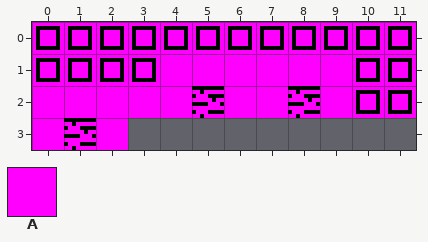
A Tiled map gets an edit: assets/data/mapchunks/level_1/o-11.tmx. The picture above is the old version.
Cells are 8x8 px. Shown: x 0..11, y 0..3.
Key: from "tiles": A 2.
Objects are placed by their top-left corner, in cells (3,4 is the top-left corner of cell 3,4); size is 1x1 cell unless given.
Layers that did not change in this view are not listed.
Objects on layer "hazards" before:
A "block" at 4,1
A "block" at 5,1
A "block" at 6,1
A "block" at 7,1
A "block" at 8,1
A "block" at 9,1
A "block" at 0,2
A "block" at 1,2
A "block" at 2,2
A "block" at 3,2
A "block" at 4,2
A "block" at 7,2
A "block" at 7,2
A "block" at 6,2
A "block" at 9,2
A "block" at 0,3
A "block" at 2,3
Now the later version:
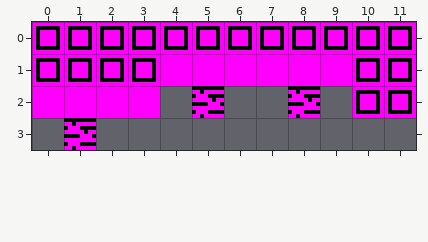
The edit:
Layer "hazards":
Object A "block" at 4,2 is removed.
Object A "block" at 7,2 is removed.
Object A "block" at 7,2 is removed.
Object A "block" at 6,2 is removed.
Object A "block" at 9,2 is removed.
Object A "block" at 0,3 is removed.
Object A "block" at 2,3 is removed.
